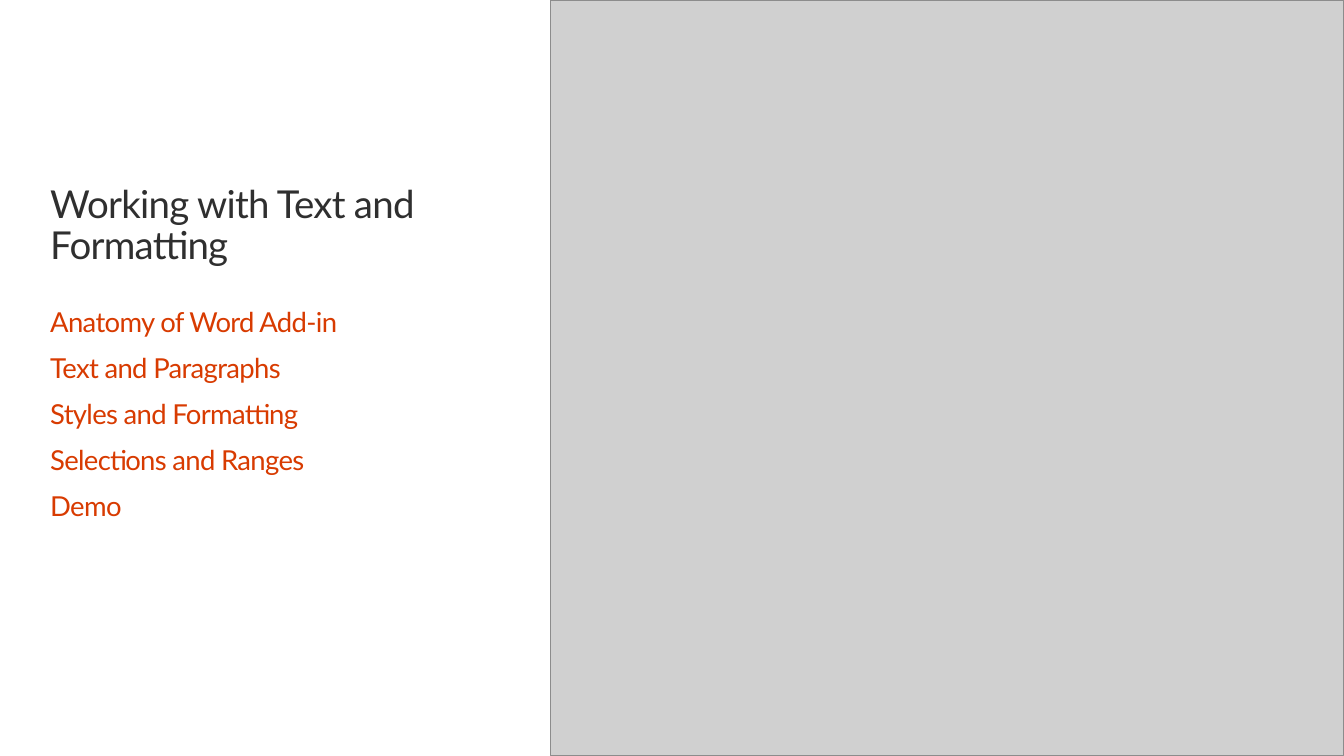
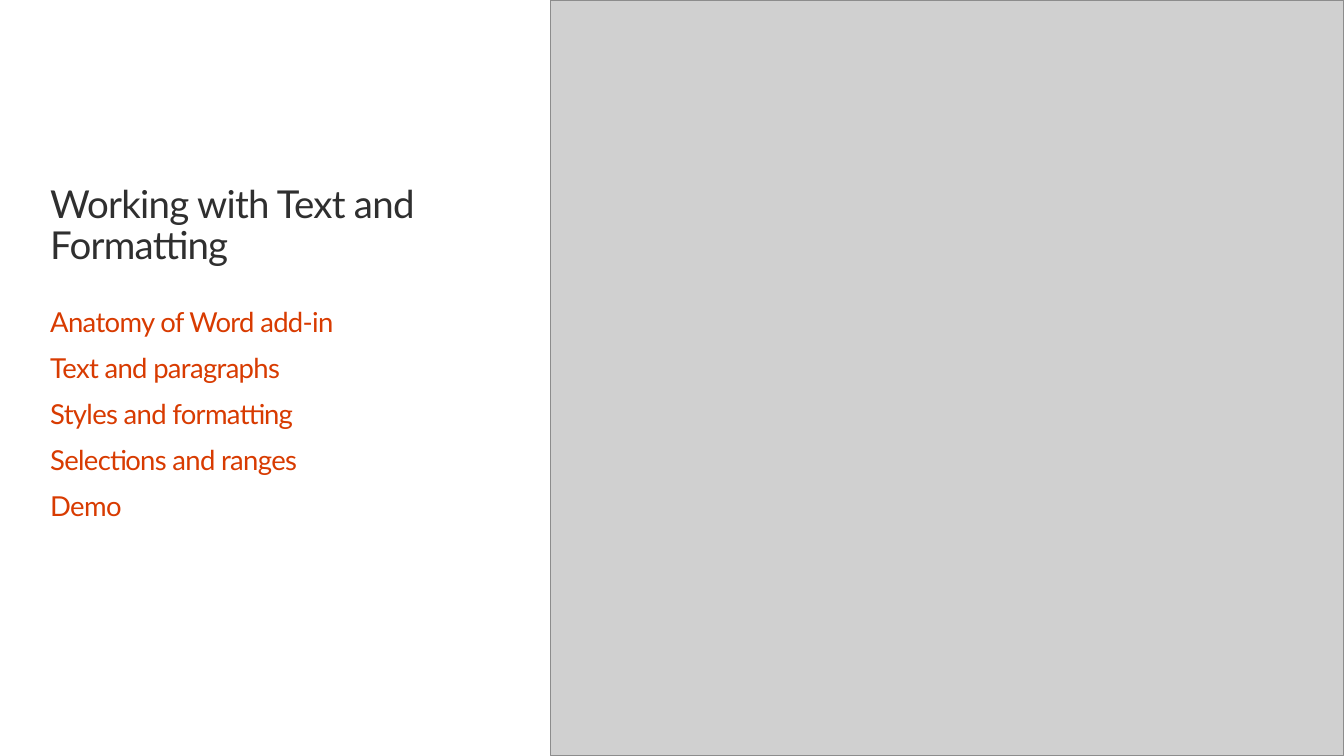
Before and after one commit to OfficeDev/TrainingContent, a slide deck: slide 2 of OfficeAddin/01 Building Add-ins for Microsoft Word/01 Text and Formatting in Word Add-ins.pptx. Drawn at 1344x756 pixels with LibreOffice and Linux fonts; fonts in the diff are those of the drawing; grey boxes stand for pictures; background and template pictures are left out. Boxes give left, top, right and bottom in pixels: in the first picture for what was removed or moved away, otherwise in the second. Text is boxed around its words. In the diff, an @@ line names an element or a change of style, - is before the commit and + after.

```diff
--- a/OfficeAddin/01 Building Add-ins for Microsoft Word/01 Text and Formatting in Word Add-ins.pptx
+++ b/OfficeAddin/01 Building Add-ins for Microsoft Word/01 Text and Formatting in Word Add-ins.pptx
@@ text at bbox=[50, 311, 333, 475]: text changed @@
-Anatomy of Word Add-in
-Text and Paragraphs
-Styles and Formatting
-Selections and Ranges
+Anatomy of Word add-in
+Text and paragraphs
+Styles and formatting
+Selections and ranges
```
Also in this commit, not shown: 2 other slides changed, 41 other files.
